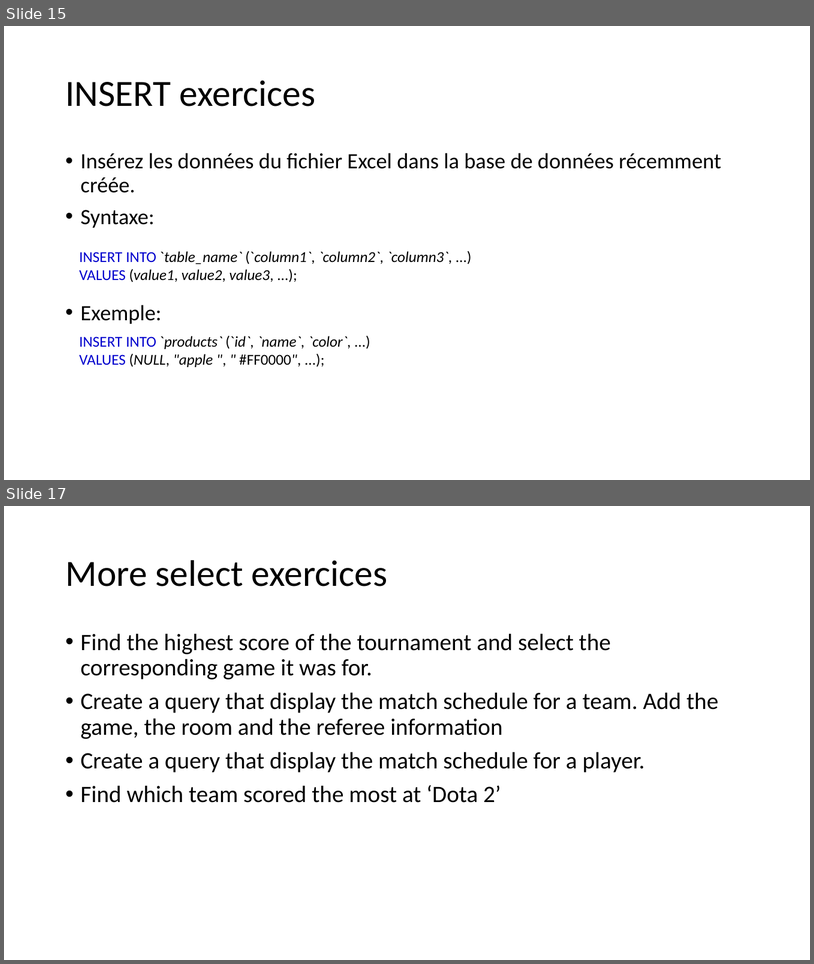
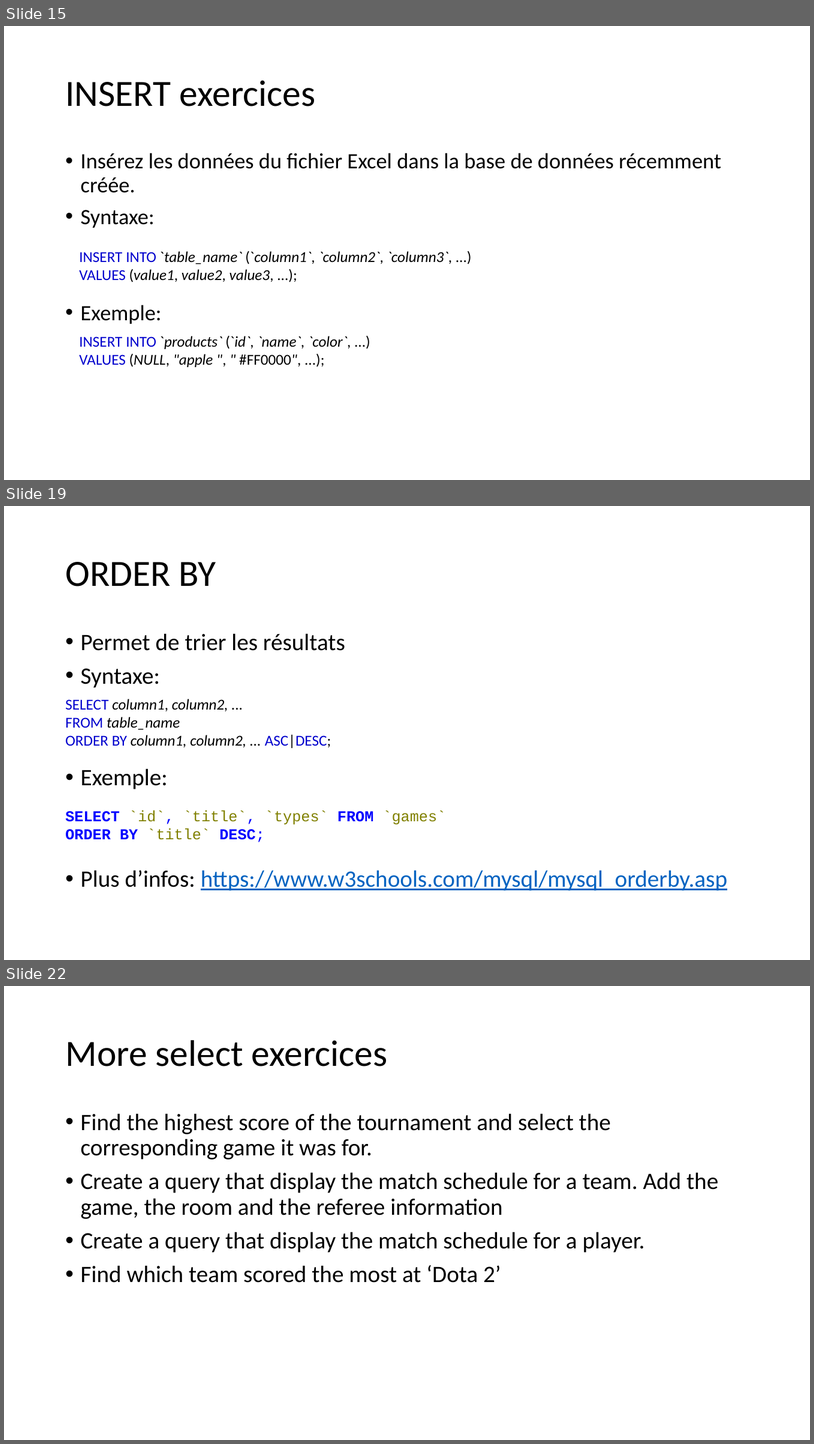
Before and after one commit to zeemil/ecoleit-1sql, a slide deck: Exercices SQL.pptx. Shown one above the other, each under a label of ours: slides 15 and 17 before the commit, slides 15, 19 and 22 after it; the slides between them are not shown. The pictures are 814x964 and 814x1444 pixels, drawn with LibreOffice and Linux fonts; fonts in the diff are those of the drawing. Boxes give left, top, right and bottom in pixels: in the first picture for what was removed or moved away, otherwise in the second. Text is boxed around its words. In the diff, an @@ line names an element or a change of style, - is before the commit and + after.

```diff
--- a/Exercices SQL.pptx
+++ b/Exercices SQL.pptx
@@ slide 19 added at [4, 506, 810, 960], background #FFFFFF @@
@@ title added at [65, 562, 216, 586], 44 pt, text #000000 @@
+ORDER BY
@@ text added at [81, 633, 728, 891], 28 pt, text #000000 @@
+• Permet de trier les résultats
+• Syntaxe:
+• Exemple:
+• Plus d’infos: https://www.w3schools.com/mysql/mysql_orderby.asp
@@ text added at [65, 699, 332, 748], 18 pt, text #000000, italic @@
+SELECT column1, column2, ...
+FROM table_name
+ORDER BY column1, column2, ... ASC|DESC;
@@ text added at [65, 810, 447, 842], 18 pt, text #808000 @@
+SELECT `id`, `title`, `types` FROM `games`
+ORDER BY `title` DESC;
@@ what was slide 17 is now slide 22 @@
```
Also in this commit, not shown: 2 slides changed, 5 other slides added, 1 other file.
